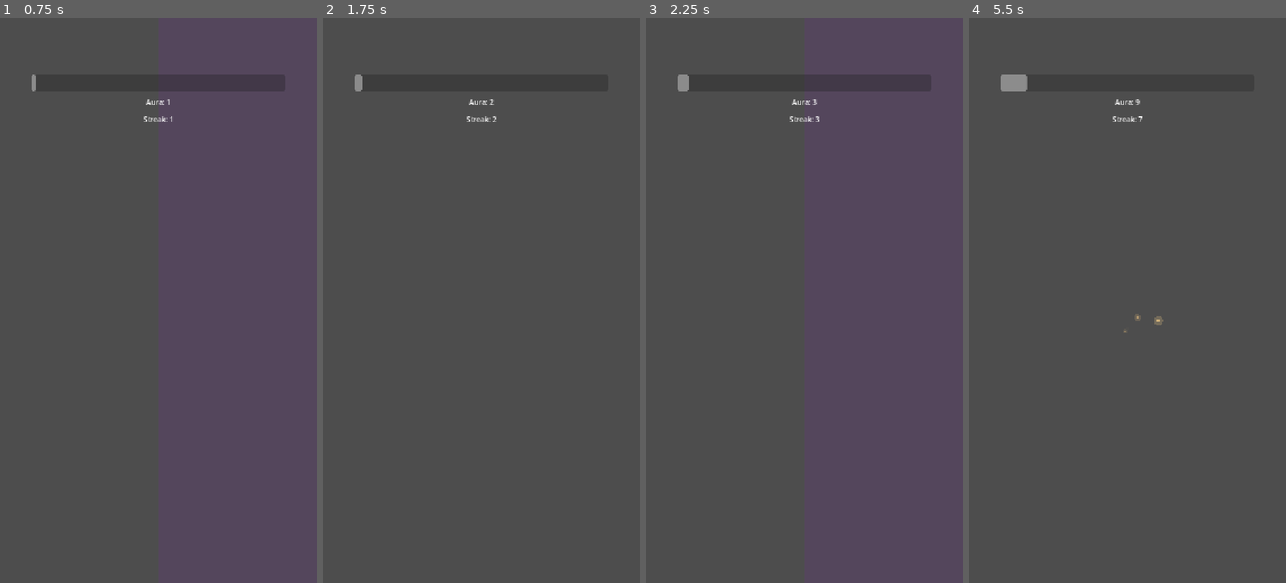
Above: before the commit, frames 1-4 (left to right).
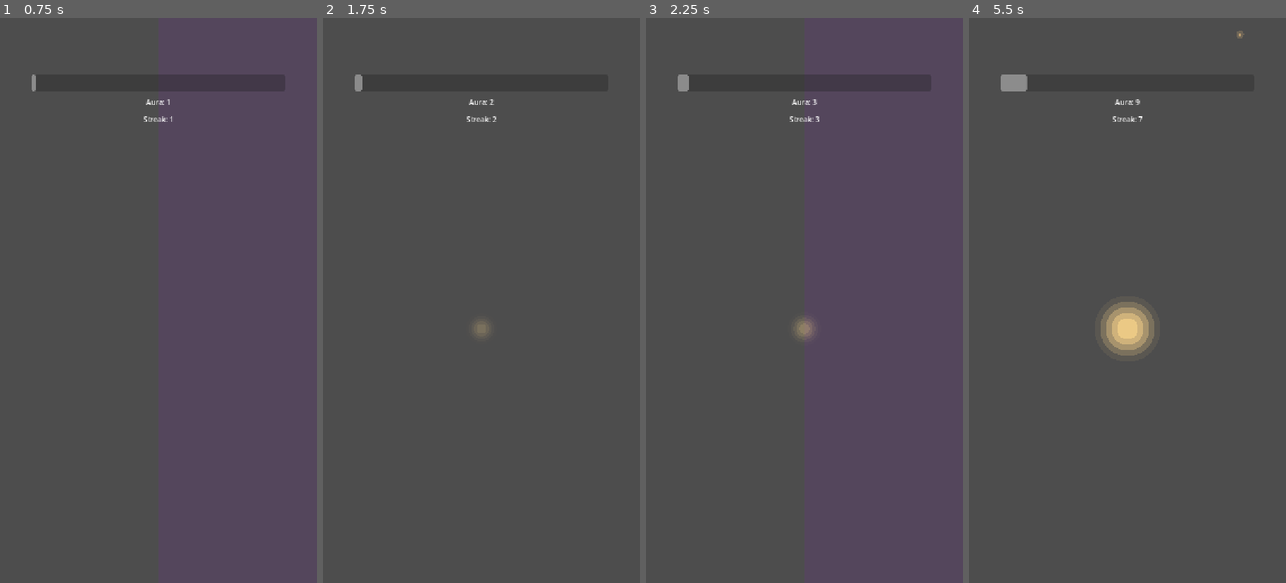
Above: after the commit, the same moments.

Repository: engjuliocez4r/auramax
Game: Godot game, scene res://scenes/duel.tscn
Two runs of this game, one before a commit and one after it. Both use one fixed random seed, a clock stepped at 60 frames per second and the inputs below.
Inputs (mouse positions are in pixels of both pictures, inside the frame that each line leads up to):
- Up to frame 1 (0.75 s): tap Enter at 0.5 s; move the mouse to (228, 272) at 0.52 s; click (228, 272) at 0.67 s
- Up to frame 2 (1.75 s): tap Space at 1.25 s; move the mouse to (418, 328) at 1.27 s; click (418, 328) at 1.42 s
- Up to frame 3 (2.25 s): tap Enter at 2 s; move the mouse to (836, 176) at 2.02 s; click (836, 176) at 2.17 s
- Up to frame 4 (5.5 s): tap Space at 2.75 s; move the mouse to (1111, 413) at 2.77 s; click (1111, 413) at 2.92 s; move the mouse to (1222, 385) at 3.52 s; click (1222, 385) at 3.67 s; move the mouse to (1032, 215) at 4.27 s; click (1032, 215) at 4.42 s; move the mouse to (1143, 300) at 5.02 s; click (1143, 300) at 5.17 s

Frame 1 is identical in both runs. In frame 2, 0.1% of the frame differs, in the area x 47-53%, y 53-57%; in frame 3, 0.2%; in frame 4, 1.4%, in the area x 41-87%, y 2-60%.

Commit message:
Rework aura particles as slow inward drift with pulsing power ring
Co-Authored-By: Claude Sonnet 5 <noreply@anthropic.com>

Diff:
--- a/scenes/duel.tscn
+++ b/scenes/duel.tscn
@@ -1,7 +1,8 @@
-[gd_scene load_steps=3 format=3]
+[gd_scene load_steps=4 format=3]
 
 [ext_resource type="Script" path="res://scripts/duel.gd" id="1"]
 [ext_resource type="PackedScene" path="res://scenes/announcer.tscn" id="2"]
+[ext_resource type="Script" path="res://scripts/power_ring.gd" id="3"]
 
 [node name="Duel" type="Control"]
 anchor_right = 1.0
@@ -48,4 +49,7 @@
 
 [node name="AuraCore" type="Node2D" parent="."]
 
+[node name="PowerRing" type="Node2D" parent="AuraCore"]
+script = ExtResource("3")
+
 [node name="Announcer" parent="." instance=ExtResource("2")]
--- a/scripts/duel.gd
+++ b/scripts/duel.gd
@@ -2,12 +2,15 @@
 ## Rhythm-driven duel core: alternating left/right taps build a streak, and a
 ## single smoothed "intensity" value derived from that streak drives every
 ## emotional-escalation visual. This script owns gameplay math only;
-## presentation (labels, bar glow, zone flash, orbs) lives in the signal
-## handlers below so it can be replaced without touching tap/streak/aura
-## logic. The touch zones are functional feedback only (where to tap): they
-## stay fully transparent at rest and flash briefly on a valid tap, never
-## reacting to intensity. All intensity-driven escalation flows into the
-## orbs (AuraCore) and the aura bar glow instead.
+## presentation (labels, bar glow, zone flash, firefly orbs, power ring)
+## lives in the signal handlers below so it can be replaced without touching
+## tap/streak/aura logic. The touch zones are functional feedback only
+## (where to tap): they stay fully transparent at rest and flash briefly on
+## a valid tap, never reacting to intensity. All intensity-driven escalation
+## flows into the orbs (AuraCore) and the aura bar glow instead. Orbs drift
+## in slowly from the screen edges like fireflies converging on AuraCore;
+## intensity controls how many are on screen and how bright they are, never
+## their speed or agitation.
 
 signal valid_tap(side: String)
 signal invalid_tap(side: String)
@@ -33,11 +36,15 @@
 @export var intensity_fall_speed: float = 1.2
 @export var zone_base_alpha: float = 0.0 # Fully transparent at rest; only the tap flash ever raises it.
 
-@export var orb_spawn_radius_min: float = 40.0
-@export var orb_spawn_radius_max: float = 140.0
-@export var orb_travel_speed: float = 220.0 # px/sec inward at full intensity; caps the tween below orb_lifetime.
-@export var orb_lifetime: float = 0.9
-@export var orb_max_spawn_rate: float = 10.0 # orbs/sec at full intensity.
+@export var orb_travel_speed: float = 90.0 # px/sec inward; crossing the screen takes several seconds.
+@export var orb_speed_variance: float = 0.3 # +/- fractional per-orb randomness, so the stream isn't uniform.
+@export var orb_drift_amplitude: float = 14.0 # px of gentle sideways sine wander (flat; not intensity-scaled).
+@export var orb_fade_in_time: float = 0.6 # Seconds to fade from invisible to full as an orb enters.
+@export var orb_max_spawn_rate: float = 4.0 # orbs/sec at full intensity.
+
+@export var ring_min_radius: float = 26.0
+@export var ring_max_radius: float = 100.0
+@export var ring_pulse_strength: float = 0.08
 
 @export var milestone_schedule: RhythmMilestones = preload("res://assets/data/rhythm_milestones.tres")
 
@@ -46,13 +53,18 @@
 const ORB_CORE_RADIUS := 3.0
 const ORB_HALO_RADIUS := 9.0
 const ORB_HALO_ALPHA_SCALE := 0.35 # Halo alpha as a fraction of the core's, for a soft-glow read.
-const ORB_COLOR_DIM := Color(0.9, 0.55, 0.25, 0.55) # Low intensity: dim embers.
-const ORB_COLOR_BRIGHT := Color(1.0, 0.95, 0.7, 0.95) # Full intensity: hot white-gold.
-const ORB_MIN_SPAWN_RATE := 1.0 # orbs/sec floor once past orb_streak_threshold, at zero intensity.
-const ORB_MIN_TRAVEL_SPEED_SCALE := 0.3 # Fraction of orb_travel_speed used at zero intensity: slow drift.
-const ORB_MIN_SIZE_SCALE := 0.7 # Orb scale at zero intensity: small.
-const ORB_MAX_SIZE_SCALE := 1.7 # Orb scale at full intensity: large.
-const ORB_MAX_JITTER_STRENGTH := 16.0 # px of sideways wobble at full intensity; 0 at zero intensity.
+const ORB_COLOR_DIM := Color(0.9, 0.55, 0.25) # Low intensity: dim embers.
+const ORB_COLOR_BRIGHT := Color(1.0, 0.95, 0.7) # Full intensity: hot white-gold.
+const ORB_MIN_ALPHA := 0.22 # Peak alpha of an orb at zero intensity: barely there.
+const ORB_MAX_ALPHA := 0.85 # Peak alpha of an orb at full intensity: luminous.
+const ORB_MIN_SPAWN_RATE := 0.4 # orbs/sec floor once past orb_streak_threshold, at zero intensity.
+const ORB_SPEED_MIN_INTENSITY_SCALE := 0.9 # Speed varies only slightly with intensity, per design.
+const ORB_SPEED_MAX_INTENSITY_SCALE := 1.15
+const ORB_EDGE_MARGIN := 30.0 # px outside the viewport edge orbs first appear at, so they drift into view.
+const ORB_ABSORB_DURATION := 0.25 # Final brighten as it's absorbed into AuraCore.
+const ORB_ABSORB_BRIGHTEN := 1.6 # Alpha multiplier during the absorb flash.
+const ORB_VANISH_DURATION := 0.12 # Quick final cut to invisible right at the core.
+const MAX_CONCURRENT_ORBS := 30 # Safety ceiling: the screen must never feel completely covered.
 const AURA_BAR_MAX_GLOW := 1.6
 const AURA_CORE_HORIZONTAL_FRACTION := 0.5 # Dead center horizontally, any resolution/aspect.
 const AURA_CORE_VERTICAL_FRACTION := 0.55 # Where the avatar will stand later.
@@ -63,6 +75,7 @@
 @onready var _aura_label: Label = $AuraLabel
 @onready var _streak_label: Label = $StreakLabel
 @onready var _aura_core: Node2D = $AuraCore
+@onready var _power_ring: PowerRing = $AuraCore/PowerRing
 
 var intensity: float = 0.0
 
@@ -79,11 +92,9 @@
 
 var _orb_spawn_accumulator: float = 0.0
 var _orb_spawn_rate: float = 0.0
-var _orb_ring_radius: float = 0.0
 var _orb_brightness: float = 0.0
 var _orb_current_speed: float = 0.0
-var _orb_jitter_strength: float = 0.0
-var _orb_size_scale: float = ORB_MIN_SIZE_SCALE
+var _active_orb_count: int = 0
 
 
 func _ready() -> void:
@@ -96,6 +107,9 @@
 	streak_changed.connect(_on_streak_changed)
 	aura_changed.connect(_on_aura_changed)
 	intensity_changed.connect(_on_intensity_changed)
+	_power_ring.ring_min_radius = ring_min_radius
+	_power_ring.ring_max_radius = ring_max_radius
+	_power_ring.ring_pulse_strength = ring_pulse_strength
 	_center_aura_core()
 	get_viewport().size_changed.connect(_center_aura_core)
 	_update_labels()
@@ -247,6 +261,11 @@
 		_left_zone_tween = tween
 	else:
 		_right_zone_tween = tween
+
+	# The power ring breathes in time with the player's actual tap rhythm.
+	if _last_interval_ms > 0:
+		_power_ring.pulse_period = clampf(_last_interval_ms / 1000.0, 0.15, 3.0)
+
 	if SettingsManager.is_haptics_enabled():
 		Input.vibrate_handheld(HAPTIC_DURATION_MS)
 
@@ -266,17 +285,16 @@
 	var glow := lerpf(1.0, AURA_BAR_MAX_GLOW, eased)
 	_aura_bar.self_modulate = Color(glow, glow, glow, 1.0)
 
-	# Cache every orb parameter here so the per-frame spawn loop below reacts
-	# to this signal instead of polling `intensity` directly every frame.
-	# Count, speed, size, brightness and jitter all escalate together: calm
-	# drifting embers near the threshold, agitated accelerating energy near
-	# full intensity.
+	# Orb count and brightness escalate with intensity; speed only very
+	# slightly, per design — density and brightness carry the escalation,
+	# not motion.
 	_orb_spawn_rate = lerpf(ORB_MIN_SPAWN_RATE, orb_max_spawn_rate, new_value)
-	_orb_ring_radius = lerpf(orb_spawn_radius_min, orb_spawn_radius_max, new_value)
 	_orb_brightness = new_value
-	_orb_current_speed = lerpf(orb_travel_speed * ORB_MIN_TRAVEL_SPEED_SCALE, orb_travel_speed, new_value)
-	_orb_jitter_strength = lerpf(0.0, ORB_MAX_JITTER_STRENGTH, new_value)
-	_orb_size_scale = lerpf(ORB_MIN_SIZE_SCALE, ORB_MAX_SIZE_SCALE, new_value)
+	_orb_current_speed = orb_travel_speed * lerpf(ORB_SPEED_MIN_INTENSITY_SCALE, ORB_SPEED_MAX_INTENSITY_SCALE, new_value)
+
+	# The power ring marking the convergence point grows and brightens too.
+	_power_ring.target_radius = lerpf(ring_min_radius, ring_max_radius, new_value)
+	_power_ring.target_alpha = new_value
 
 
 func _update_labels() -> void:
@@ -290,61 +308,87 @@
 		return
 	_orb_spawn_accumulator += delta * _orb_spawn_rate
 	while _orb_spawn_accumulator >= 1.0:
-		_orb_spawn_accumulator -= 1.0
-		_spawn_power_orb()
+		# Randomized consumption staggers arrivals into loose waves instead
+		# of a metronomic drip.
+		_orb_spawn_accumulator -= randf_range(0.75, 1.25)
+		if _active_orb_count < MAX_CONCURRENT_ORBS:
+			_spawn_power_orb()
+
+
+func _random_edge_point(viewport_size: Vector2) -> Vector2:
+	match randi() % 4:
+		0:
+			return Vector2(randf() * viewport_size.x, -ORB_EDGE_MARGIN) # top
+		1:
+			return Vector2(viewport_size.x + ORB_EDGE_MARGIN, randf() * viewport_size.y) # right
+		2:
+			return Vector2(randf() * viewport_size.x, viewport_size.y + ORB_EDGE_MARGIN) # bottom
+		_:
+			return Vector2(-ORB_EDGE_MARGIN, randf() * viewport_size.y) # left
 
 
 func _spawn_power_orb() -> void:
-	# Spawns on a ring around AuraCore and is pulled inward to the center,
-	# fading and shrinking as it goes — energy converging on a focal point,
-	# not spraying from a corner. Drawn procedurally (no textures exist yet)
-	# as a bright core plus a softer, larger halo, so it reads as glowing
-	# energy rather than a flat dot.
-	var angle := randf() * TAU
-	var spawn_pos := Vector2(cos(angle), sin(angle)) * _orb_ring_radius
+	# A firefly drifting in from a screen edge toward AuraCore: slow, gentle,
+	# staggered. Speed and wander stay roughly constant across intensity
+	# levels — only how many are on screen and how bright they are escalate.
+	# Drawn procedurally (no textures exist yet) as a bright core plus a
+	# softer halo, so it reads as glowing energy rather than a flat dot.
+	var viewport_size := get_viewport_rect().size
+	var spawn_global := _random_edge_point(viewport_size)
+	var spawn_pos := spawn_global - _aura_core.position
 	var core_color := ORB_COLOR_DIM.lerp(ORB_COLOR_BRIGHT, _orb_brightness)
-	var size_scale := _orb_size_scale
+	var target_alpha := lerpf(ORB_MIN_ALPHA, ORB_MAX_ALPHA, _orb_brightness)
 
 	var orb := Node2D.new()
 	orb.position = spawn_pos
-	orb.scale = Vector2.ONE * size_scale
+	orb.modulate.a = 0.0
 
 	var halo := Polygon2D.new()
 	halo.polygon = _build_circle_points(ORB_HALO_RADIUS)
-	halo.color = Color(core_color.r, core_color.g, core_color.b, core_color.a * ORB_HALO_ALPHA_SCALE)
+	halo.color = Color(core_color.r, core_color.g, core_color.b, ORB_HALO_ALPHA_SCALE)
 	orb.add_child(halo)
 
 	var core := Polygon2D.new()
 	core.polygon = _build_circle_points(ORB_CORE_RADIUS)
-	core.color = core_color
+	core.color = Color(core_color.r, core_color.g, core_color.b, 1.0)
 	orb.add_child(core)
 
 	_aura_core.add_child(orb)
-
-	var duration := orb_lifetime
-	if _orb_current_speed > 0.0:
-		duration = minf(spawn_pos.length() / _orb_current_speed, orb_lifetime)
-
-	# Per-orb jitter axis/phase so orbs spawned together don't wobble in lockstep.
-	var jitter_axis := Vector2.RIGHT.rotated(randf() * TAU)
-	var jitter_freq := randf_range(6.0, 10.0)
-	var jitter_strength := _orb_jitter_strength
+	_active_orb_count += 1
+
+	var per_orb_speed := maxf(_orb_current_speed * (1.0 + randf_range(-orb_speed_variance, orb_speed_variance)), 5.0)
+	var duration := spawn_pos.length() / per_orb_speed
+
+	# Per-orb wander axis/phase so orbs spawned together don't drift in lockstep.
+	var drift_axis := Vector2.RIGHT.rotated(randf() * TAU)
+	var drift_freq := randf_range(0.5, 1.1) # Slow, calm — a handful of cycles over the whole trip.
+	var drift_amount := orb_drift_amplitude * randf_range(0.6, 1.0)
 	var update_position := func(t: float) -> void:
 		if not is_instance_valid(orb):
 			return
-		var eased_t := ease(t, 0.4) # Accelerating pull toward the center.
-		var base_pos := spawn_pos.lerp(Vector2.ZERO, eased_t)
-		# Wobble fades out near the end so orbs still land cleanly on the core.
-		var wobble := sin(t * TAU * jitter_freq) * jitter_strength * (1.0 - t)
-		orb.position = base_pos + jitter_axis * wobble
-
-	var tween := create_tween()
-	tween.set_parallel(true)
-	tween.tween_method(update_position, 0.0, 1.0, duration)
-	tween.tween_property(orb, "scale", Vector2.ONE * size_scale * 0.2, duration)
-	tween.tween_property(orb, "modulate:a", 0.0, duration)
-	tween.set_parallel(false)
-	tween.tween_callback(orb.queue_free)
+		var base_pos := spawn_pos.lerp(Vector2.ZERO, t) # Linear: gentle, never a vortex.
+		var wobble := sin(t * TAU * drift_freq) * drift_amount * (1.0 - t)
+		orb.position = base_pos + drift_axis * wobble
+
+	var position_tween := create_tween()
+	position_tween.tween_method(update_position, 0.0, 1.0, duration)
+
+	var fade_in_time := minf(orb_fade_in_time, duration * 0.4)
+	var absorb_time := minf(ORB_ABSORB_DURATION, duration * 0.2)
+	var hold_time := maxf(duration - fade_in_time - absorb_time, 0.0)
+
+	var alpha_tween := create_tween()
+	alpha_tween.tween_property(orb, "modulate:a", target_alpha, fade_in_time)
+	if hold_time > 0.0:
+		alpha_tween.tween_interval(hold_time)
+	# Brightens as it's absorbed into the core, then a quick final cut,
+	# rather than just fading away.
+	alpha_tween.tween_property(orb, "modulate:a", target_alpha * ORB_ABSORB_BRIGHTEN, absorb_time)
+	alpha_tween.tween_property(orb, "modulate:a", 0.0, ORB_VANISH_DURATION)
+	alpha_tween.tween_callback(func() -> void:
+		_active_orb_count -= 1
+		orb.queue_free()
+	)
 
 
 func _build_circle_points(radius: float, segments: int = 10) -> PackedVector2Array:
--- /dev/null
+++ b/scripts/power_ring.gd
@@ -0,0 +1,53 @@
+extends Node2D
+class_name PowerRing
+## Soft procedural glow marking where aura power converges at AuraCore.
+##
+## Owns its own breathing animation. duel.gd (the logic layer) only pushes
+## target_radius/target_alpha/pulse_period into this node in reaction to its
+## signals — it never draws or animates directly, so this presentation can
+## be replaced independently of the gameplay math.
+
+@export var ring_min_radius: float = 26.0
+@export var ring_max_radius: float = 100.0
+@export var ring_pulse_strength: float = 0.08 # Fractional size/brightness wobble at the pulse peak.
+
+# Set by duel.gd: how large/bright the ring should ease toward, and how many
+# seconds one breath takes — tied to the player's measured tap interval so
+# the ring breathes in time with their rhythm.
+var target_radius: float = 0.0
+var target_alpha: float = 0.0
+var pulse_period: float = 1.0
+
+const RING_LAYERS := 5
+const RING_COLOR := Color(1.0, 0.85, 0.55)
+const RADIUS_SMOOTH_SPEED := 3.0
+const ALPHA_SMOOTH_SPEED := 3.0
+const INNER_LAYER_ALPHA_SCALE := 0.9
+const OUTER_LAYER_ALPHA_SCALE := 0.12
+const INNER_LAYER_RADIUS_SCALE := 0.32
+
+var _pulse_time: float = 0.0
+var _current_radius: float = 0.0
+var _current_alpha: float = 0.0
+
+
+func _process(delta: float) -> void:
+	_pulse_time += delta
+	var t := clampf(RADIUS_SMOOTH_SPEED * delta, 0.0, 1.0)
+	_current_radius = lerpf(_current_radius, target_radius, t)
+	_current_alpha = lerpf(_current_alpha, target_alpha, clampf(ALPHA_SMOOTH_SPEED * delta, 0.0, 1.0))
+	queue_redraw()
+
+
+func _draw() -> void:
+	if _current_alpha <= 0.001 or _current_radius <= 0.5:
+		return
+	var pulse := 1.0 + sin(_pulse_time * TAU / maxf(pulse_period, 0.05)) * ring_pulse_strength
+	var radius := _current_radius * pulse
+	var alpha := _current_alpha * pulse
+	# Outer-to-inner so the brighter core paints on top of the dim halo.
+	for i in range(RING_LAYERS):
+		var layer_t := float(i) / float(RING_LAYERS - 1)
+		var layer_radius := lerpf(radius, radius * INNER_LAYER_RADIUS_SCALE, layer_t)
+		var layer_alpha := lerpf(alpha * OUTER_LAYER_ALPHA_SCALE, alpha * INNER_LAYER_ALPHA_SCALE, layer_t)
+		draw_circle(Vector2.ZERO, layer_radius, Color(RING_COLOR.r, RING_COLOR.g, RING_COLOR.b, layer_alpha))
Not shown, added: scripts/power_ring.gd.uid
Not shown, changed: DESIGN.md
